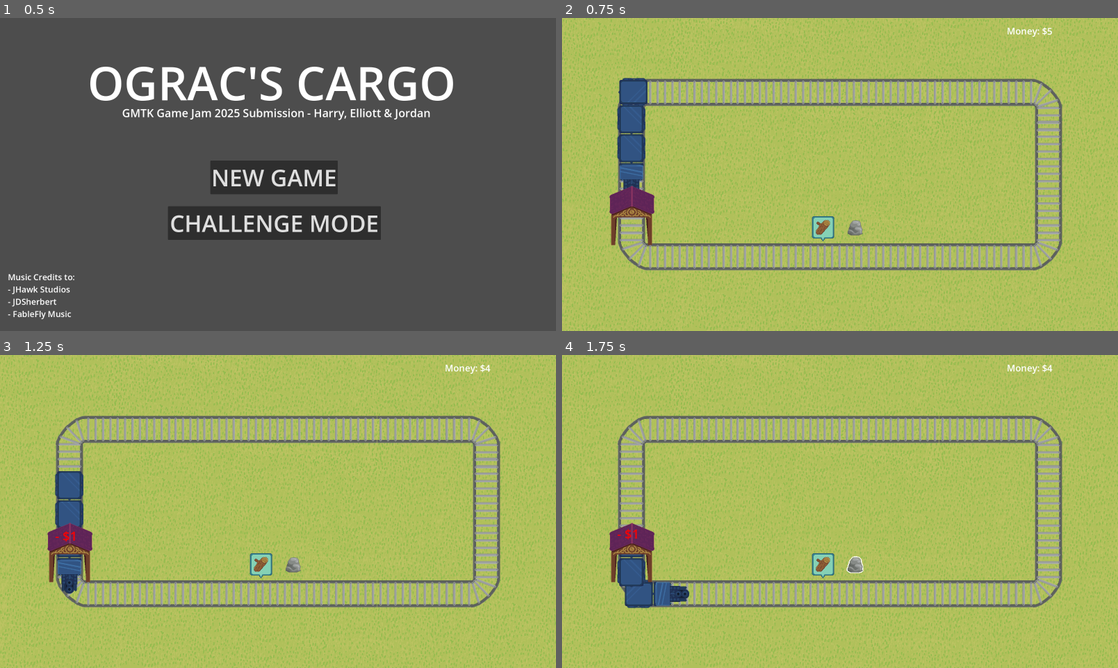
Above: before the commit, frames 1-4 (two rows, left to right).
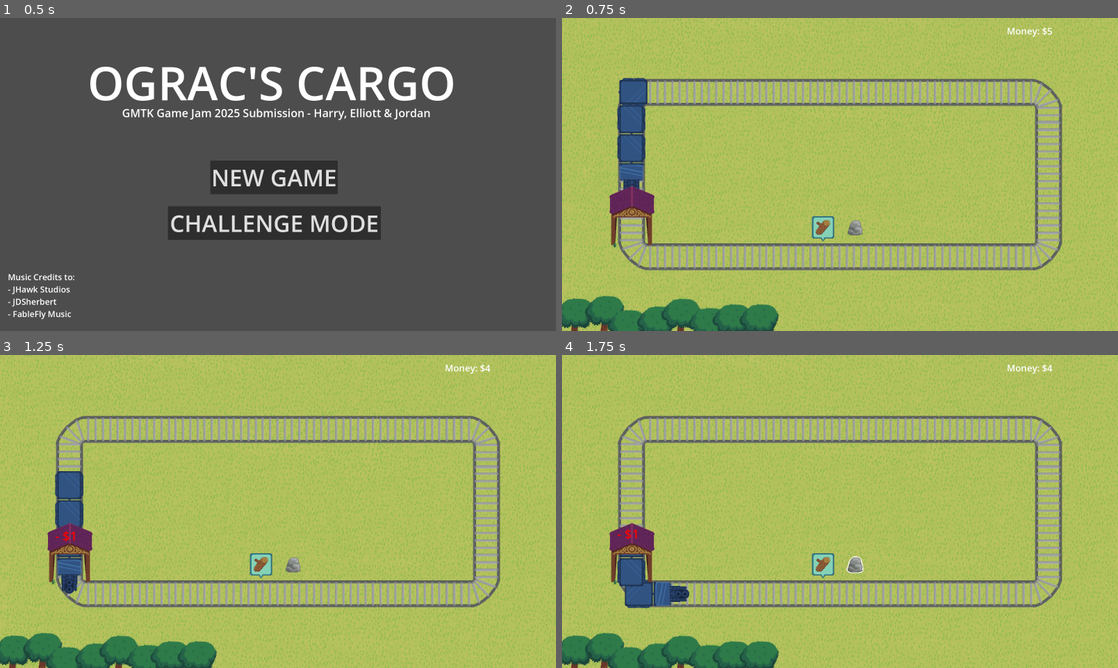
Above: after the commit, the same moments.

Repository: decadentpig/GMTK2025
Game: Godot game, scene res://main_menu.tscn
Same seed, same stepped clock (60 frames per second), same inputs: the game is played once before the commit and once after it.
Inputs (mouse positions are in pixels of both pictures, inside the frame that each line leads up to):
- Up to frame 1 (0.5 s): no input
- Up to frame 2 (0.75 s): click "CHALLENGE MODE" at 0.5 s
- Up to frame 3 (1.25 s): no input
- Up to frame 4 (1.75 s): move the mouse to (856, 564) at 1.27 s; click (856, 564) at 1.35 s

Frame 1 is identical in both runs. In frame 2, 3.3% of the frame differs, in the area x 0-39%, y 71-100%; in frame 3, 3.3%; in frame 4, 3.3%.

Commit message:
Fixed smoke animation not showing on factory

Diff:
--- a/Scenes/factory_node_prefab.tscn
+++ b/Scenes/factory_node_prefab.tscn
@@ -279,7 +279,8 @@
 visible = false
 position = Vector2(-43, -112)
 sprite_frames = SubResource("SpriteFrames_wr6sp")
-frame_progress = 0.859662
+autoplay = "default"
+frame_progress = 0.383225
 
 [node name="Sprite2D" type="Sprite2D" parent="."]
 texture = ExtResource("2_nt4t2")
--- a/factory_node.gd
+++ b/factory_node.gd
@@ -7,7 +7,7 @@
 var has_output: bool = false
 
 var processing_percentage: float = 0.0
-const PROCESSING_STEP = 50
+const PROCESSING_STEP = 25
 
 var output_resource: GlobalVariables.RESOURCE_TYPE = GlobalVariables.RESOURCE_TYPE.NONE
 
@@ -216,9 +216,6 @@
 		# Do not accept new inputs
 		accepting_inputs = false
 
-		# Show smoke animation
-		smoke_animation.visible = true
-
 		# Progress the factory dependent on time (not frames)
 		processing_percentage += PROCESSING_STEP * delta
 
@@ -241,6 +238,9 @@
 	# Clear the resources_invested
 	resources_invested = []
 
+	# Turn off smoke
+	smoke_animation.visible = false
+
 	# Reduce opacity on input icons
 	single_input_sprite.modulate.a = 128
 	left_input_sprite.modulate.a = 128
@@ -257,3 +257,6 @@
 	# Process the factory each frame
 	run_factory(delta)
 	progress_bar.value = processing_percentage
+
+	if progress_bar.value > 0 and progress_bar.value < 100:
+		smoke_animation.visible = true
--- a/scene.tscn
+++ b/scene.tscn
@@ -8,6 +8,8 @@
 [ext_resource type="Texture2D" uid="uid://dhub01kk6a2gc" path="res://Assets/Train-Engine.png" id="4_u3cyc"]
 [ext_resource type="Script" uid="uid://c6flyx4fgnuos" path="res://checkpoint_node.gd" id="6_y2354"]
 [ext_resource type="Texture2D" uid="uid://5ocrh8uklhdo" path="res://Assets/Taxgate.png" id="7_xlvrw"]
+[ext_resource type="Texture2D" uid="uid://dnm1yoxik3o1j" path="res://Assets/Tree-1.png" id="9_73fnb"]
+[ext_resource type="Texture2D" uid="uid://rw760xkx254k" path="res://Assets/Scenery-Bush2.png" id="10_5juve"]
 
 [sub_resource type="Curve2D" id="Curve2D_u3cyc"]
 bake_interval = 0.01
@@ -25,6 +27,63 @@
 [sub_resource type="RectangleShape2D" id="RectangleShape2D_ni31j"]
 size = Vector2(128, 128)
 
+[sub_resource type="AtlasTexture" id="AtlasTexture_fy5k1"]
+atlas = ExtResource("10_5juve")
+region = Rect2(0, 0, 32, 32)
+
+[sub_resource type="AtlasTexture" id="AtlasTexture_5c1cw"]
+atlas = ExtResource("10_5juve")
+region = Rect2(32, 0, 32, 32)
+
+[sub_resource type="AtlasTexture" id="AtlasTexture_akxrc"]
+atlas = ExtResource("10_5juve")
+region = Rect2(64, 0, 32, 32)
+
+[sub_resource type="AtlasTexture" id="AtlasTexture_gu47o"]
+atlas = ExtResource("10_5juve")
+region = Rect2(96, 0, 32, 32)
+
+[sub_resource type="AtlasTexture" id="AtlasTexture_8hm71"]
+atlas = ExtResource("10_5juve")
+region = Rect2(128, 0, 32, 32)
+
+[sub_resource type="AtlasTexture" id="AtlasTexture_223my"]
+atlas = ExtResource("10_5juve")
+region = Rect2(160, 0, 32, 32)
+
+[sub_resource type="AtlasTexture" id="AtlasTexture_17rhs"]
+atlas = ExtResource("10_5juve")
+region = Rect2(192, 0, 32, 32)
+
+[sub_resource type="SpriteFrames" id="SpriteFrames_8j1ou"]
+animations = [{
+"frames": [{
+"duration": 1.0,
+"texture": SubResource("AtlasTexture_fy5k1")
+}, {
+"duration": 1.0,
+"texture": SubResource("AtlasTexture_5c1cw")
+}, {
+"duration": 1.0,
+"texture": SubResource("AtlasTexture_akxrc")
+}, {
+"duration": 1.0,
+"texture": SubResource("AtlasTexture_gu47o")
+}, {
+"duration": 1.0,
+"texture": SubResource("AtlasTexture_8hm71")
+}, {
+"duration": 1.0,
+"texture": SubResource("AtlasTexture_223my")
+}, {
+"duration": 1.0,
+"texture": SubResource("AtlasTexture_17rhs")
+}],
+"loop": true,
+"name": &"default",
+"speed": 5.0
+}]
+
 [node name="Scene" type="Node2D"]
 
 [node name="Background" type="TextureRect" parent="."]
@@ -38,6 +97,8 @@
 checkpoint_node = NodePath("../Checkpoint_Node")
 node_spawns = NodePath("../Node_Spawns")
 
+[node name="Upper_Decorative" type="Node2D" parent="."]
+
 [node name="Path2D" type="Path2D" parent="."]
 curve = SubResource("Curve2D_u3cyc")
 
@@ -251,6 +312,7 @@
 shape = SubResource("RectangleShape2D_y2354")
 
 [node name="Node_Spawns" type="Node2D" parent="."]
+visible = false
 
 [node name="CollisionShape2D" type="CollisionShape2D" parent="Node_Spawns"]
 position = Vector2(432, 457)
@@ -628,4 +690,47 @@
 
 [node name="UI_Layer" type="CanvasLayer" parent="."]
 
+[node name="Lower_Decorative" type="Node2D" parent="."]
+
+[node name="Trees" type="Node2D" parent="Lower_Decorative"]
+
+[node name="Sprite2D" type="Sprite2D" parent="Lower_Decorative/Trees"]
+position = Vector2(47, 1335)
+texture = ExtResource("9_73fnb")
+
+[node name="Sprite2D2" type="Sprite2D" parent="Lower_Decorative/Trees"]
+position = Vector2(176, 1324)
+texture = ExtResource("9_73fnb")
+
+[node name="Sprite2D3" type="Sprite2D" parent="Lower_Decorative/Trees"]
+position = Vector2(273, 1385)
+texture = ExtResource("9_73fnb")
+
+[node name="Sprite2D4" type="Sprite2D" parent="Lower_Decorative/Trees"]
+position = Vector2(401, 1369)
+texture = ExtResource("9_73fnb")
+
+[node name="Sprite2D5" type="Sprite2D" parent="Lower_Decorative/Trees"]
+position = Vector2(505, 1336)
+texture = ExtResource("9_73fnb")
+
+[node name="Sprite2D6" type="Sprite2D" parent="Lower_Decorative/Trees"]
+position = Vector2(622, 1376)
+texture = ExtResource("9_73fnb")
+
+[node name="Sprite2D7" type="Sprite2D" parent="Lower_Decorative/Trees"]
+position = Vector2(726, 1360)
+texture = ExtResource("9_73fnb")
+
+[node name="Sprite2D8" type="Sprite2D" parent="Lower_Decorative/Trees"]
+position = Vector2(843, 1360)
+texture = ExtResource("9_73fnb")
+
+[node name="Plants" type="Node2D" parent="Lower_Decorative"]
+
+[node name="AnimatedSprite2D" type="AnimatedSprite2D" parent="Lower_Decorative/Plants"]
+position = Vector2(230, 977)
+sprite_frames = SubResource("SpriteFrames_8j1ou")
+autoplay = "default"
+
 [connection signal="area_entered" from="Path2D/Train/Area2D" to="Path2D/Train" method="_on_area_2d_area_entered"]
Not shown, added: Assets/Tree-1.png.import
Not shown: 1 places in scene.tscn that only renumber resources
